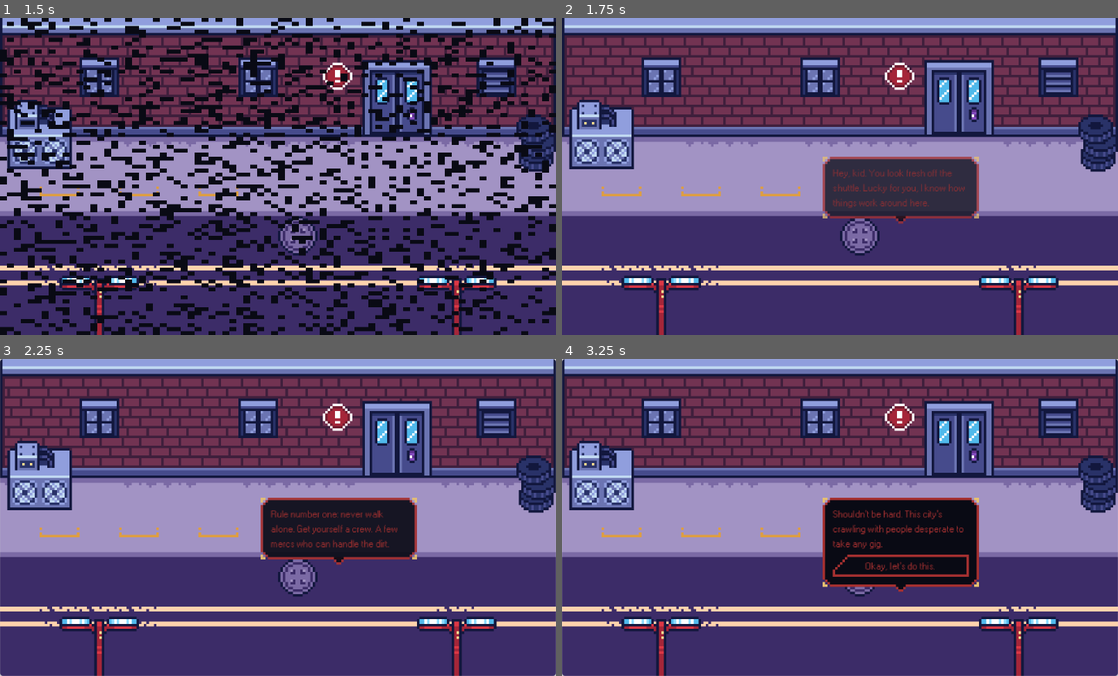
Above: before the commit, frames 1-4 (two rows, left to right).
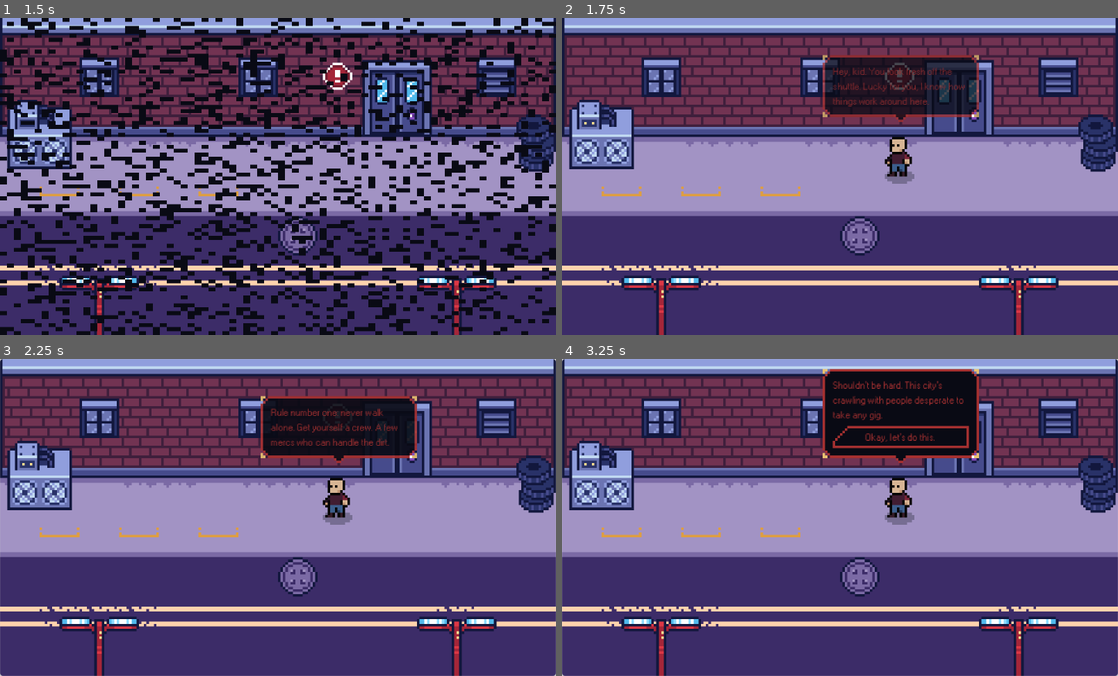
Above: after the commit, the same moments.

Repository: Paraldos/AdventureGame
Game: Godot game, scene res://title_screen/title_screen.tscn
Two runs of this game, one before a commit and one after it. Both use one fixed random seed, a clock stepped at 60 frames per second and the inputs below.
Inputs (mouse positions are in pixels of both pictures, inside the frame that each line leads up to):
- Up to frame 1 (1.5 s): click "Start" at 0.5 s; click (61, 151) at 1.27 s
- Up to frame 2 (1.75 s): no input
- Up to frame 3 (2.25 s): click (278, 517) at 2 s
- Up to frame 4 (3.25 s): click (623, 492) at 2.77 s

Frame 1 is identical in both runs. In frame 2, 11% of the frame differs, in the area x 46-75%, y 11-65%; in frame 3, 11%; in frame 4, 16%, in the area x 46-75%, y 3-74%.

Commit message:
refactored dialog system

Diff:
--- a/dialog_manager/dialog.gd
+++ b/dialog_manager/dialog.gd
@@ -1,10 +1,10 @@
 extends Node
 class_name Dialog
 
-enum Speakers { RANDOME_HERO, RANDOME_ENEMY, NARRATOR, BOSS, SLOT3, SLOT4, SLOT5 }
+enum Speakers { SLOT1, SLOT2, SLOT3, SLOT4, SLOT5, SLOT6, NARRATOR, RANDOME_HERO, RANDOMY_ENEMY }
 
 @export_multiline var text : String
-@export var location : Array[String]
+@export var location : String
 
 @export_group("Options")
 @export var target_id : String
--- a/dialog_manager/dialog_bubble.gd
+++ b/dialog_manager/dialog_bubble.gd
@@ -8,55 +8,17 @@
 @onready var pointer_bottom: TextureRect = %PointerBottom
 @onready var animation_player: AnimationPlayer = $AnimationPlayer
 var dialog : Dialog
-var chunks = []
-var max_chunk_length = 150
-var current_chunk = 0
 
 func _ready() -> void:
-	SignalManager.background_btn_clicked.connect(_update_content)
-	pointer_top.visible = false
-	pointer_bottom.visible = false
-	await _create_chunks()
-	_update_content()
-	# _add_npc()
-	_update_position()
+	_add_content()
 
-func _add_npc():
-	if not dialog.add_npc: return
-	var npc = dialog.add_npc.instantiate()
-	npc.global_position = Vector2(0, 12)
-	DialogManager.npcs.append(npc)
-	get_tree().current_scene.add_child(npc)
-
-func _update_position():
-	if dialog.speaker == Dialog.Speakers.SLOT3:
-		global_position = Utils.current_location.slots[3].global_position
-		pointer_bottom.visible = true
-	elif dialog.speaker == Dialog.Speakers.NARRATOR:
-		global_position = Utils.current_location.narrator_dialog_position.global_position
-		pointer_bottom.visible = false
-		panel_container.set_anchors_preset(Control.PRESET_CENTER_TOP)
-
-func _update_content():
-		if current_chunk >= chunks.size():
-			if dialog.options:
-				return
-			elif dialog.target_id:
-				DialogManager.move_to_next_dialog(dialog.target_id)
-				queue_free()
-			else:
-				DialogManager.end_dialog()
-				queue_free()
-		elif current_chunk == chunks.size() -1:
-			_add_text()
-			_add_options()
-		else:
-			_add_text()
+func _add_content():
+	_add_text()
+	_add_options()
 
 func _add_text():
 	animation_player.play('fade_in')
-	label.text = chunks[current_chunk]
-	current_chunk += 1
+	label.text = dialog.text
 
 func _add_options():
 	for option in dialog.options:
@@ -65,19 +27,3 @@
 		btn.option = option
 		btn.parent_bubble = self
 		content_container.add_child(btn)
-
-# ====================================== helper
-func _create_chunks():
-	var txt_array = dialog.text.split(" ")
-	var chunk = ""
-	for word in txt_array:
-		if chunk.length() == 0:
-			chunk += word
-		elif (chunk.length() + word.length() + 1) <= max_chunk_length:
-			chunk += " " + word
-		else:
-			chunks.push_back(chunk)
-			chunk = word
-	if chunk != "":
-		chunks.push_back(chunk)
-	return
--- a/dialog_manager/dialog_bubble.tscn
+++ b/dialog_manager/dialog_bubble.tscn
@@ -47,13 +47,16 @@
 
 [node name="PanelContainer" type="PanelContainer" parent="."]
 unique_name_in_owner = true
-anchors_preset = 5
+anchors_preset = 7
 anchor_left = 0.5
+anchor_top = 1.0
 anchor_right = 0.5
+anchor_bottom = 1.0
 offset_left = -31.5
+offset_top = -13.0
 offset_right = 31.5
-offset_bottom = 11.0
 grow_horizontal = 2
+grow_vertical = 0
 mouse_filter = 2
 theme = ExtResource("1_7grl3")
 
@@ -71,6 +74,7 @@
 autowrap_mode = 2
 
 [node name="MarginContainer" type="MarginContainer" parent="PanelContainer"]
+visible = false
 layout_mode = 2
 mouse_filter = 2
 theme_override_constants/margin_top = -11
--- a/dialog_manager/dialog_manager.gd
+++ b/dialog_manager/dialog_manager.gd
@@ -3,50 +3,53 @@
 @onready var background_btn: Button = %BackgroundBtn
 var bp_dialog_bubble = preload("res://dialog_manager/dialog_bubble.tscn")
 var bp_option_btn = preload("res://dialog_manager/option_btn.tscn")
+var current_dialog
 var current_bubble
-var npcs = []
 
 # ============================================ ready
 func _ready() -> void:
 	SignalManager.scene_change_finished.connect(_on_scene_change_finished)
-	disable_background_btn()
+	_disable_background_btn()
 
 func _on_scene_change_finished() -> void:
 	var dialog_id_for_this_location = _get_dialog_id_for_this_location()
 	if dialog_id_for_this_location:
 		start_dialog(dialog_id_for_this_location)
 
+# ============================================ background btn
 func _on_background_btn_pressed() -> void:
-	SignalManager.background_btn_clicked.emit()
+	if current_dialog.options:
+		return
+	elif current_dialog.target_id:
+		current_bubble.queue_free()
+		current_dialog = get_node( current_dialog.target_id )
+		if not current_dialog: return
+		_add_npc()
+		_add_dialog_bubble()
+	else:
+		end_dialog()
 
-# ============================================ API
+# ============================================ api
 func add_dialog_to_game_data(dialog_id: String) -> void:
 	GameData.dialog_queue.append( dialog_id )
 
 func start_dialog(dialog_id: String) -> void:
-	# guard
-	var dialog = get_node(dialog_id)
-	if not dialog: return
-	# basics
-	GameManager.state = GameManager.States.DIALOG
-	# inst bubble
-	var bubble = bp_dialog_bubble.instantiate()
-	bubble.dialog = dialog
-	add_child(bubble)
+	current_dialog = get_node(dialog_id)
+	if not current_dialog: return
+	_disable_background_btn(false)
+	_add_npc()
+	_add_dialog_bubble()
 
-func move_to_next_dialog(dialog_id: String):
-	# guard
-	var dialog = get_node(dialog_id)
-	if not dialog: return
-	# inst bubble
-	var bubble = bp_dialog_bubble.instantiate()
-	bubble.dialog = dialog
-	add_child(bubble)
+func next_dialog():
+	pass
 
 func end_dialog():
-	GameManager.state = GameManager.last_state
+	current_bubble.queue_free()
+	SignalManager.remove_npcs.emit()
+	_disable_background_btn()
 
-func disable_background_btn(disable_btn = true):
+# ============================================ helper
+func _disable_background_btn(disable_btn = true):
 	if disable_btn:
 		background_btn.disabled = true
 		background_btn.mouse_filter = Control.MOUSE_FILTER_IGNORE
@@ -54,7 +57,21 @@
 		background_btn.disabled = false
 		background_btn.mouse_filter = Control.MOUSE_FILTER_STOP
 
-# ============================================ helper
+func _add_npc():
+	if not current_dialog.add_npc: return
+	if current_dialog.speaker < 2 or current_dialog.speaker > 5: return
+	var npc = current_dialog.add_npc.instantiate()
+	if current_dialog.speaker <= 5:
+		Utils.current_location.slots[current_dialog.speaker].add_child(npc)
+
+func _add_dialog_bubble():
+	current_bubble = bp_dialog_bubble.instantiate()
+	current_bubble.dialog = current_dialog
+	add_child(current_bubble)
+	if current_dialog.speaker <= 5:
+		current_bubble.global_position = Utils.current_location.slots[current_dialog.speaker].global_position
+		current_bubble.position.y -= 16
+
 func _get_dialog_id_for_this_location() -> String:
 	var current_location = Utils.current_location.scene_file_path.get_file().get_basename()
 	for dialog_id in GameData.dialog_queue:
--- a/dialog_manager/dialog_manager.tscn
+++ b/dialog_manager/dialog_manager.tscn
@@ -16,9 +16,9 @@
 [node name="Start" type="Node" parent="."]
 script = ExtResource("2_cbvse")
 text = "Hey, kid. You look fresh off the shuttle. Lucky for you, I know how things work around here."
-location = Array[String](["TestArea"])
+location = "TestArea"
 target_id = "Start2"
-speaker = 4
+speaker = 3
 add_npc = ExtResource("3_65if4")
 metadata/_custom_type_script = "uid://vqv617lov561"
 
@@ -26,14 +26,14 @@
 script = ExtResource("2_cbvse")
 text = "Rule number one: never walk alone. Get yourself a crew. A few mercs who can handle the dirt."
 target_id = "Start3"
-speaker = 4
+speaker = 3
 metadata/_custom_type_script = "uid://vqv617lov561"
 
 [node name="Start3" type="Node" parent="."]
 script = ExtResource("2_cbvse")
 text = "Shouldn’t be hard. This city’s crawling with people desperate to take any gig."
 options = Array[ExtResource("3_m5bya")]([SubResource("Resource_cbvse")])
-speaker = 4
+speaker = 3
 metadata/_custom_type_script = "uid://vqv617lov561"
 
 [node name="BackgroundBtn" type="Button" parent="."]
--- a/dialog_manager/option_btn.gd
+++ b/dialog_manager/option_btn.gd
@@ -5,7 +5,7 @@
 
 func _on_pressed() -> void:
 	if option.target_id:
-		DialogManager.move_to_next_dialog(option.target_id)
+		DialogManager.start_dialog(option.target_id)
 	else:
 		DialogManager.end_dialog()
 	parent_bubble.queue_free()
--- a/locations/template/slot.gd
+++ b/locations/template/slot.gd
@@ -19,8 +19,6 @@
 		GameManager.States.NONE:
 			pass
 		GameManager.States.BATTLE:
-			pass
-		GameManager.States.DIALOG:
 			pass
 	visible = true
 
--- a/npcs/template/npc_template.gd
+++ b/npcs/template/npc_template.gd
@@ -1,2 +1,5 @@
 extends Node2D
 class_name NPC
+
+func _ready() -> void:
+	SignalManager.remove_npcs.connect(queue_free)
--- a/singeltons/game_manager.gd
+++ b/singeltons/game_manager.gd
@@ -1,6 +1,6 @@
 extends Node
 
-enum States { NONE, HEROCREATION, BATTLE, DIALOG }
+enum States { NONE, HEROCREATION, BATTLE }
 var last_state
 
 var state = States.NONE :
@@ -16,10 +16,9 @@
 	match state:
 		States.NONE:
 			pass
-		States.DIALOG:
-			DialogManager.disable_background_btn()
+
 
 func _enter(new_state):
 	match new_state:
-		States.DIALOG:
-			DialogManager.disable_background_btn(false)
+		States.NONE:
+			pass
--- a/singeltons/signal_manager.gd
+++ b/singeltons/signal_manager.gd
@@ -4,4 +4,4 @@
 signal update_actor_value
 signal update_actor_template(index)
 signal scene_change_finished
-signal background_btn_clicked
+signal remove_npcs
